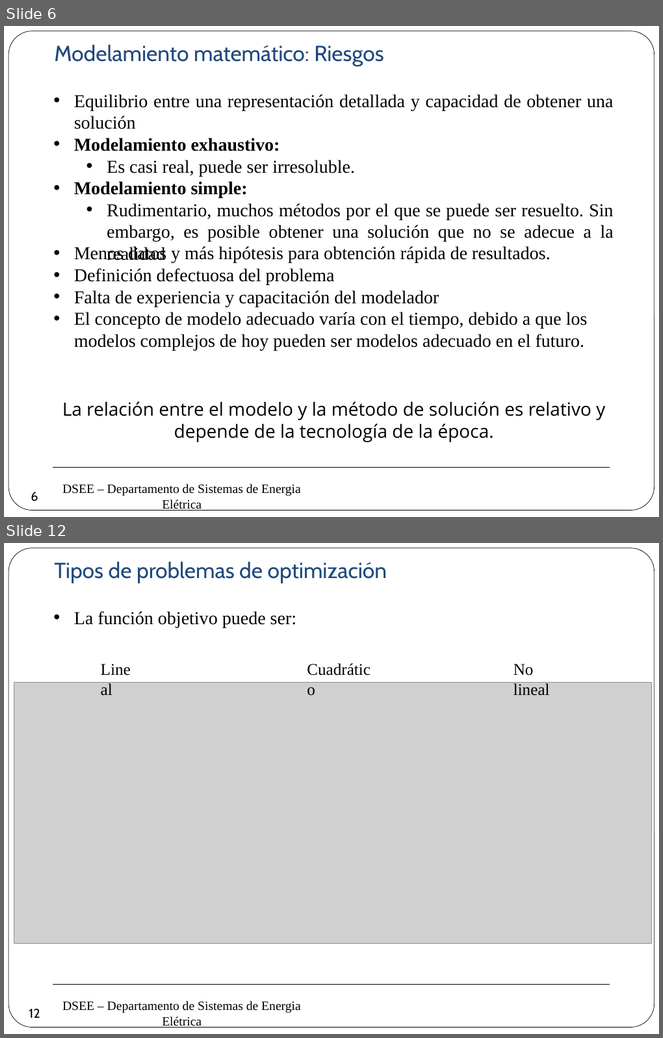
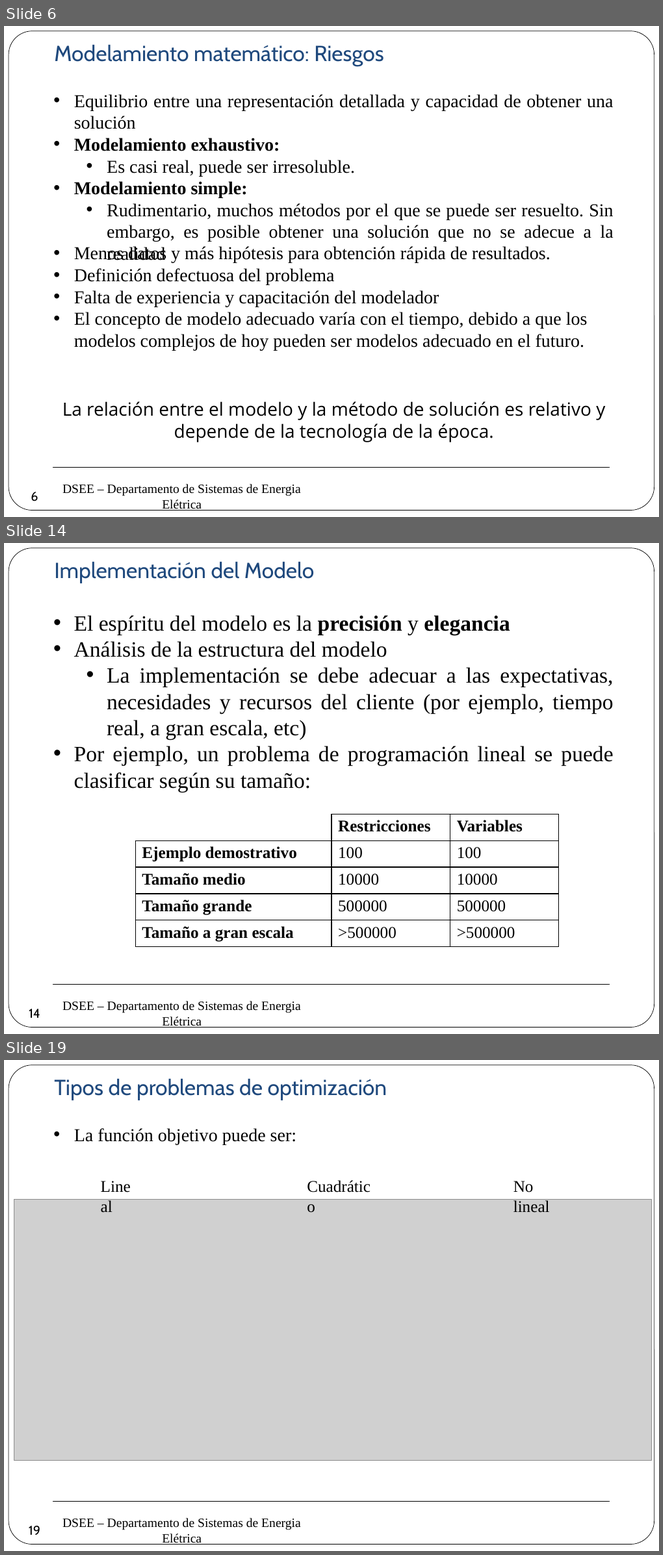
Before and after one commit to erikfilias/Power-Systems-Optimization-using-Julia-Language, a slide deck: 1. Lectures/Introducción a la Optimización aplicada a Sistemas de Energía Eléctrica/Dia 1/2. Modelamiento & Optimizaciónv2.pptx. Shown one above the other, each under a label of ours: slides 6 and 12 before the commit, slides 6, 14 and 19 after it; the slides between them are not shown. The pictures are 663x1038 and 663x1555 pixels, drawn with LibreOffice and Linux fonts; fonts in the diff are those of the drawing; grey boxes stand for pictures; background and template pictures are left out. Boxes give left, top, right and bottom in pixels: in the first picture for what was removed or moved away, otherwise in the second. Text is boxed around its words. In the diff, an @@ line names an element or a change of style, - is before the commit and + after.

```diff
--- a/1. Lectures/Introducción a la Optimización aplicada a Sistemas de Energía Eléctrica/Dia 1/2. Modelamiento & Optimizaciónv2.pptx
+++ b/1. Lectures/Introducción a la Optimización aplicada a Sistemas de Energía Eléctrica/Dia 1/2. Modelamiento & Optimizaciónv2.pptx
@@ slide 14 added at [4, 543, 659, 1034], background #FFFFFF; not listed: 3 template elements that a slide beside it also shows @@
@@ text added at [54, 561, 314, 583], 24 pt, text #1F497D @@
+Implementación del Modelo
@@ text added at [74, 615, 613, 792], 24 pt, text #000000 @@
+• El espíritu del modelo es la precisión y elegancia
+• Análisis de la estructura del modelo
+  • La implementación se debe adecuar a las expectativas, necesidades y recursos del cliente (por ejemplo, tiempo real, a gran escala, etc)
+• Por ejemplo, un problema de programación lineal se puede clasificar según su tamaño:
@@ table added at [136, 814, 558, 947], 5 rows, 3 columns @@
+ | Restricciones | Variables
+Ejemplo demostrativo | 100 | 100
+Tamaño medio | 10000 | 10000
+Tamaño grande | 500000 | 500000
+Tamaño a gran escala | >500000 | >500000
@@ page number added at [22, 1001, 48, 1026], 14 pt, text #000000 @@
+14
@@ what was slide 12 is now slide 19 @@
@@ page number at [29, 1526, 40, 1535]: text changed @@
-12
+19
```
Also in this commit, not shown: 5 slides changed, 6 other slides added.
